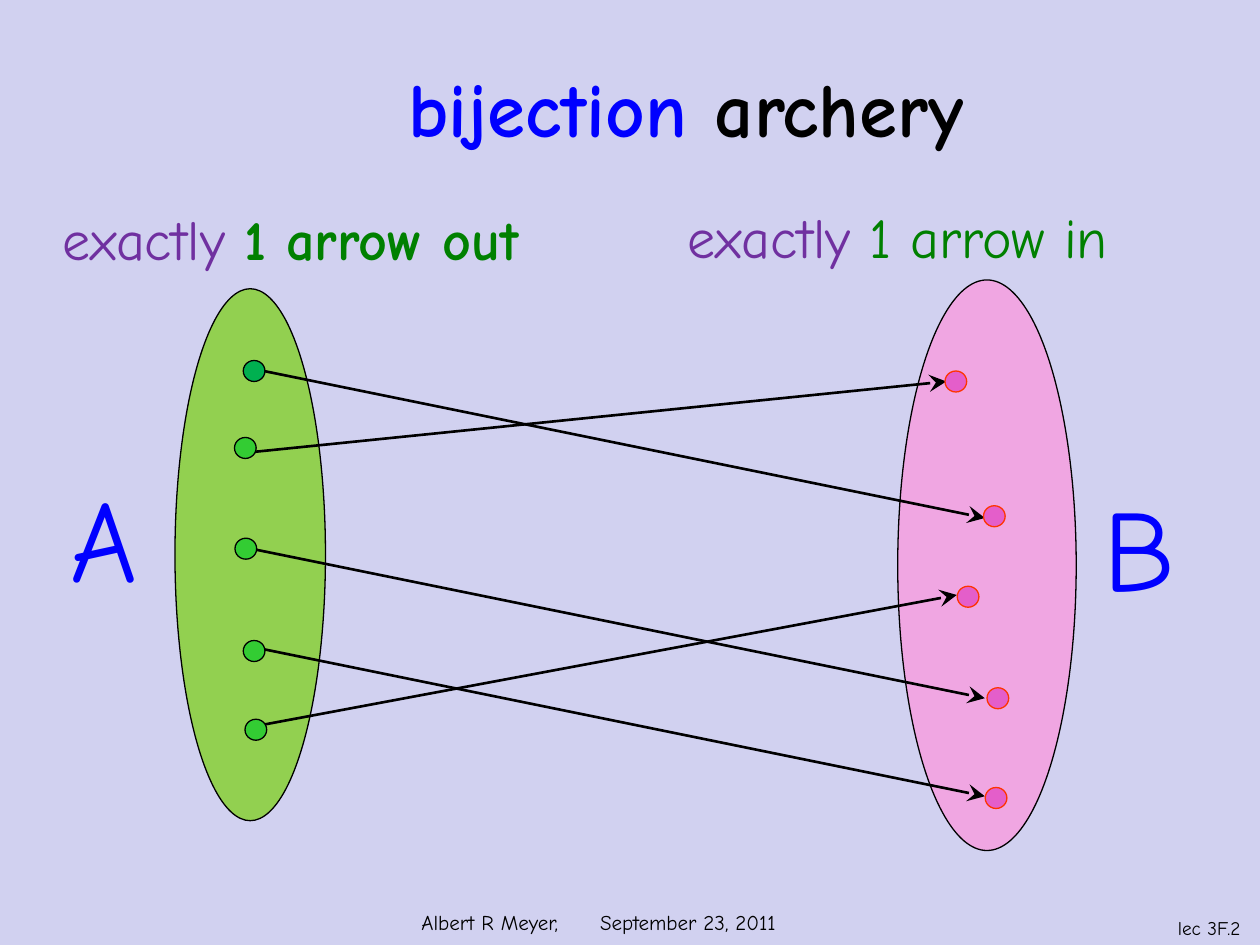
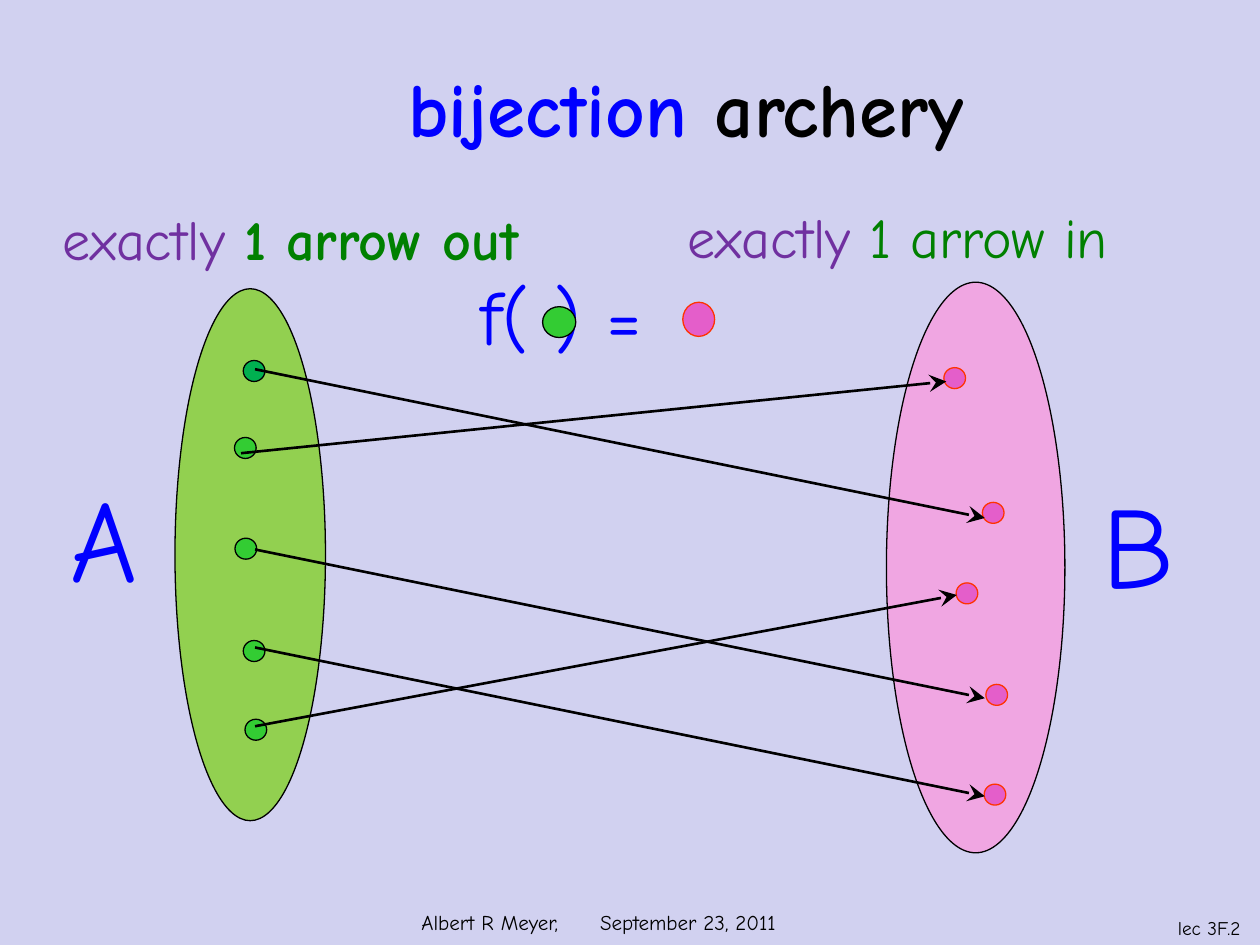
Before and after one commit to armeyer/mcs_web, a slide deck: slide 2 of fall11/slidesF11/slides3f.pptx. Drawn at 1260x945 pixels with LibreOffice and Linux fonts; fonts in the diff are those of the drawing; background and template pictures are left out. Boxes give left, top, right and bottom in pixels: in the first picture for what was removed or moved away, otherwise in the second. Text is boxed around its words. In the diff, an @@ line names an element or a change of style, - is before the commit and + after.

```diff
--- a/fall11/slidesF11/slides3f.pptx
+++ b/fall11/slidesF11/slides3f.pptx
@@ text added at bbox=[481, 284, 529, 354], 44 pt, text #0000FF @@
+f( ) =
@@ ellipse: place and size @@
-ellipse at bbox=[897, 280, 1076, 850]
+ellipse at bbox=[887, 282, 1066, 853]
@@ ellipse added at bbox=[543, 306, 576, 338], fill #33CC33, outline #000000 0.75 pt @@
@@ ellipse added at bbox=[683, 302, 714, 336], fill #E45ECA, outline #FF3300 0.75 pt @@
@@ ellipse: place and size @@
-ellipse at bbox=[987, 688, 1008, 709]
+ellipse at bbox=[985, 684, 1007, 706]
@@ ellipse: place and size @@
-ellipse at bbox=[985, 788, 1007, 809]
+ellipse at bbox=[984, 784, 1005, 805]
```
Also in this commit, not shown: 8 other slides changed, 1 other file.
